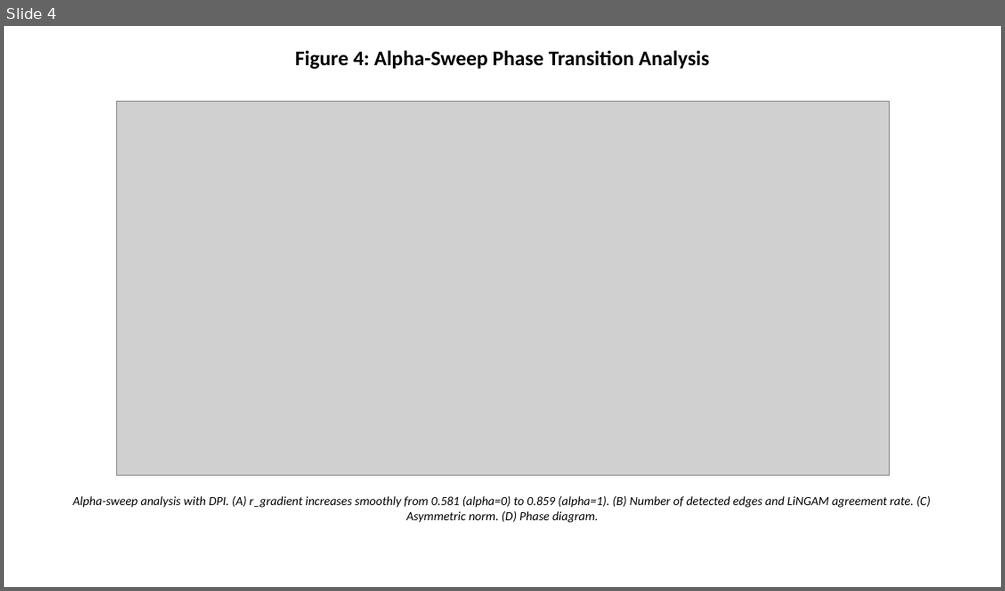
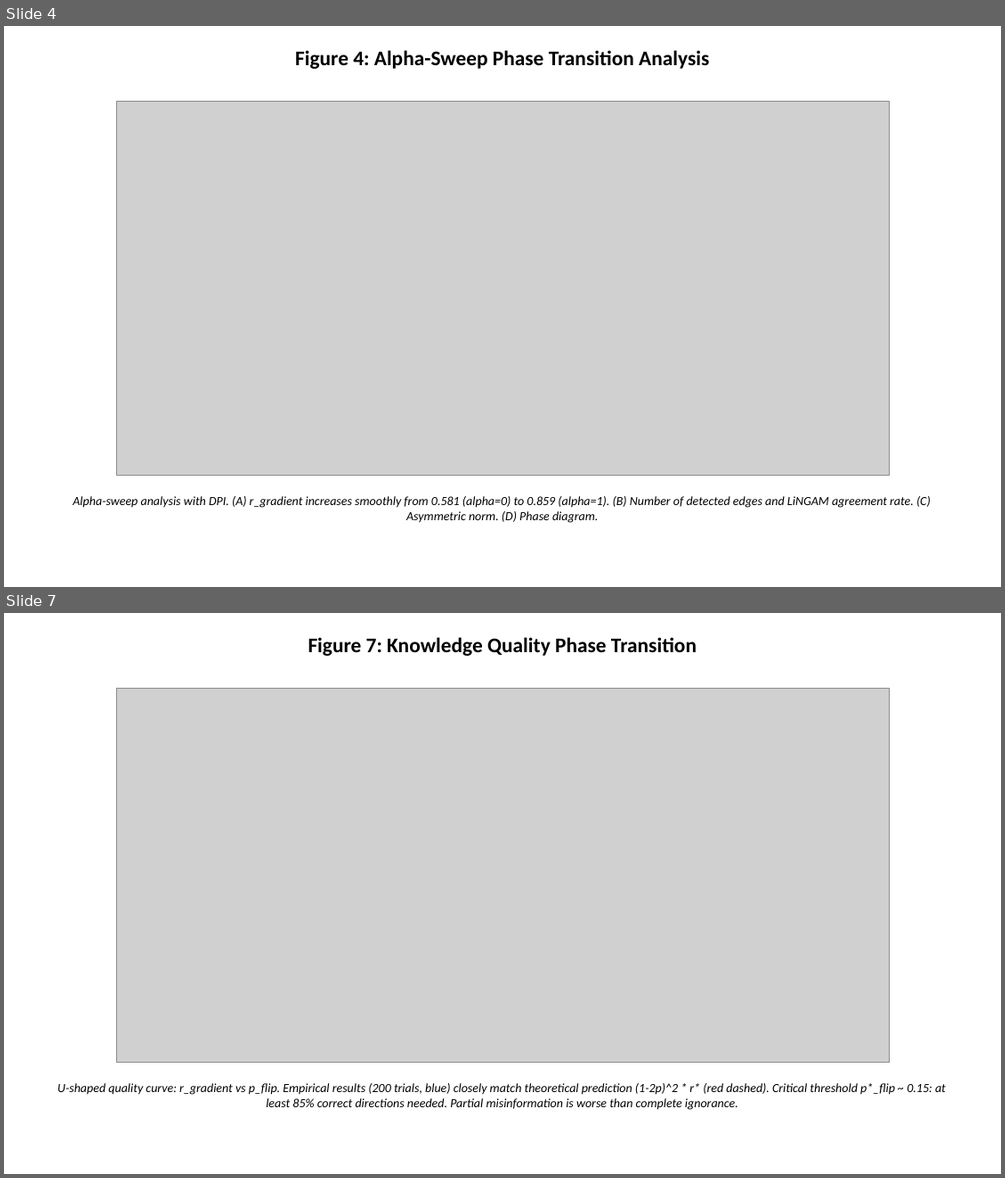
Before and after one commit to bougtoir/kotha-rct-decomposition, a slide deck: spectral-causality-jmlr/spectral_causality_figures.pptx. Shown one above the other, each under a label of ours: slide 4 before the commit, slides 4 and 7 after it; the slides between them are not shown. The pictures are 1005x591 and 1005x1178 pixels, drawn with LibreOffice and Linux fonts; fonts in the diff are those of the drawing; grey boxes stand for pictures. Boxes give left, top, right and bottom in pixels: in the first picture for what was removed or moved away, otherwise in the second. Text is boxed around its words. In the diff, an @@ line names an element or a change of style, - is before the commit and + after.

```diff
--- a/spectral-causality-jmlr/spectral_causality_figures.pptx
+++ b/spectral-causality-jmlr/spectral_causality_figures.pptx
@@ slide 7 added at (4,613,1001,1174), background #FFFFFF @@
@@ text added at (308,637,696,656), 20 pt, text #000000, bold @@
+Figure 7: Knowledge Quality Phase Transition
@@ picture added at (116,688,889,1062) @@
@@ text added at (57,1083,946,1110), 12 pt, text #000000, italic @@
+U-shaped quality curve: r_gradient vs p_flip. Empirical results (200 trials, blue) closely match theoretical prediction (1-2p)^2 * r* (red dashed). Critical threshold p*_flip ~ 0.15: at least 85% correct directions needed. Partial misinformation is worse than complete ignorance.
```
Also in this commit, not shown: 2 other slides added, 18 other files.
